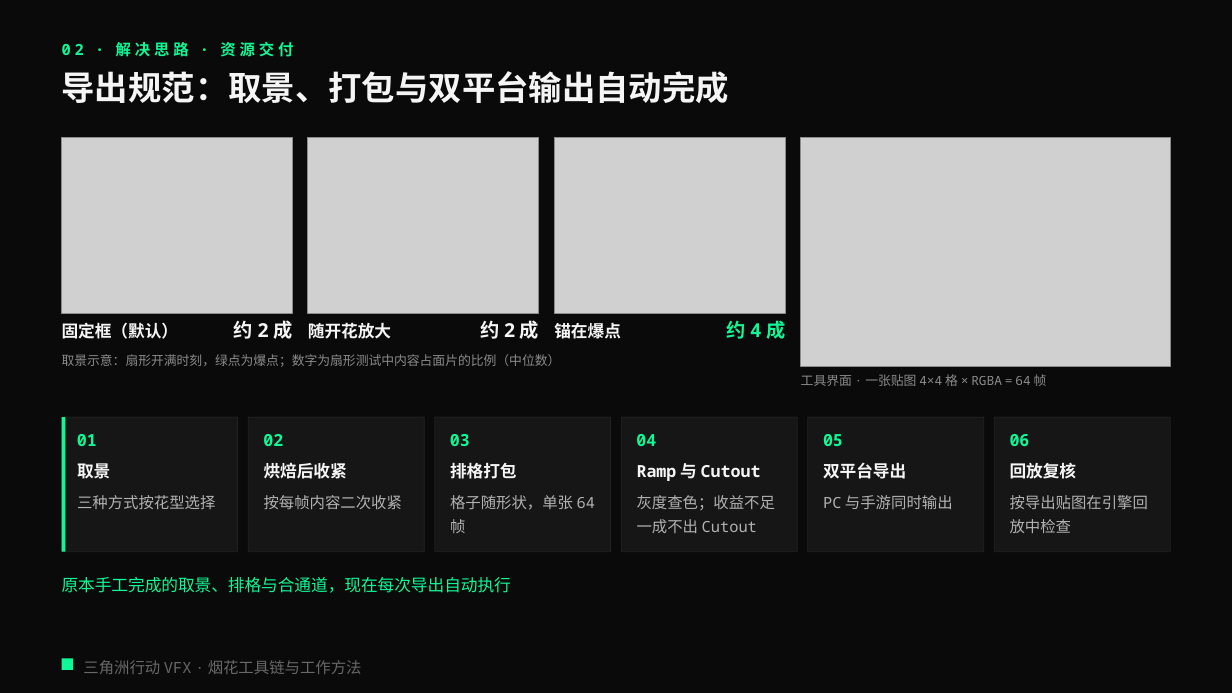
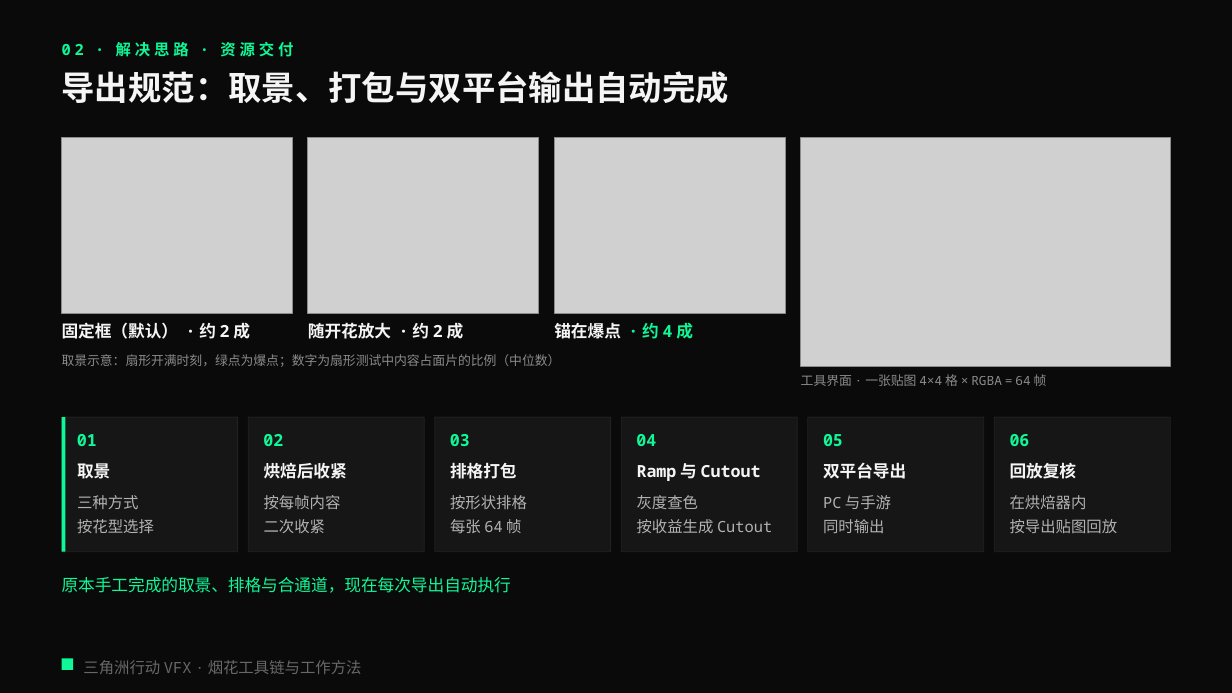
Before and after one commit to loccmaiii-lang/FireWorksLab, a slide deck: slide 6 of 协作/提示词/分享PPT交接_2026-10-29/第四版交付_云端/烟花秀AI全流程_第四版.pptx. Drawn at 1232x693 pixels with LibreOffice and Linux fonts; fonts in the diff are those of the drawing; grey boxes stand for pictures. Boxes give left, top, right and bottom in pixels: in the first picture for what was removed or moved away, otherwise in the second. Text is boxed around its words. In the diff, an @@ line names an element or a change of style, - is before the commit and + after.

```diff
--- a/协作/提示词/分享PPT交接_2026-10-29/第四版交付_云端/烟花秀AI全流程_第四版.pptx
+++ b/协作/提示词/分享PPT交接_2026-10-29/第四版交付_云端/烟花秀AI全流程_第四版.pptx
@@ text at [62, 322, 250, 339]: text changed @@
-固定框（默认）
+固定框（默认） · 约 2 成
@@ text removed at [234, 320, 292, 339] @@
-约 2 成
@@ text at [308, 322, 464, 339]: text changed @@
-随开花放大
+随开花放大 · 约 2 成
@@ text removed at [480, 320, 539, 339] @@
-约 2 成
@@ text at [554, 323, 693, 339]: text changed @@
-锚在爆点
+锚在爆点 · 约 4 成
@@ text removed at [727, 320, 785, 339] @@
-约 4 成
@@ text at [77, 495, 154, 533]: spaces changed @@
-三种方式按花型选择
+三种方式
+按花型选择
@@ text at [264, 495, 341, 533]: spaces changed @@
-按每帧内容二次收紧
+按每帧内容
+二次收紧
@@ text at [450, 495, 527, 533]: text changed @@
-格子随形状，单张 64 帧
+按形状排格
+每张 64 帧
@@ text at [637, 495, 772, 533]: text changed @@
-灰度查色；收益不足一成不出 Cutout
+灰度查色
+按收益生成 Cutout
@@ text at [823, 495, 891, 533]: spaces changed @@
-PC 与手游同时输出
+PC 与手游
+同时输出
@@ text at [1010, 495, 1118, 533]: text changed @@
-按导出贴图在引擎回放中检查
+在烘焙器内
+按导出贴图回放
```
Also in this commit, not shown: 10 other slides changed, 9 other files.
